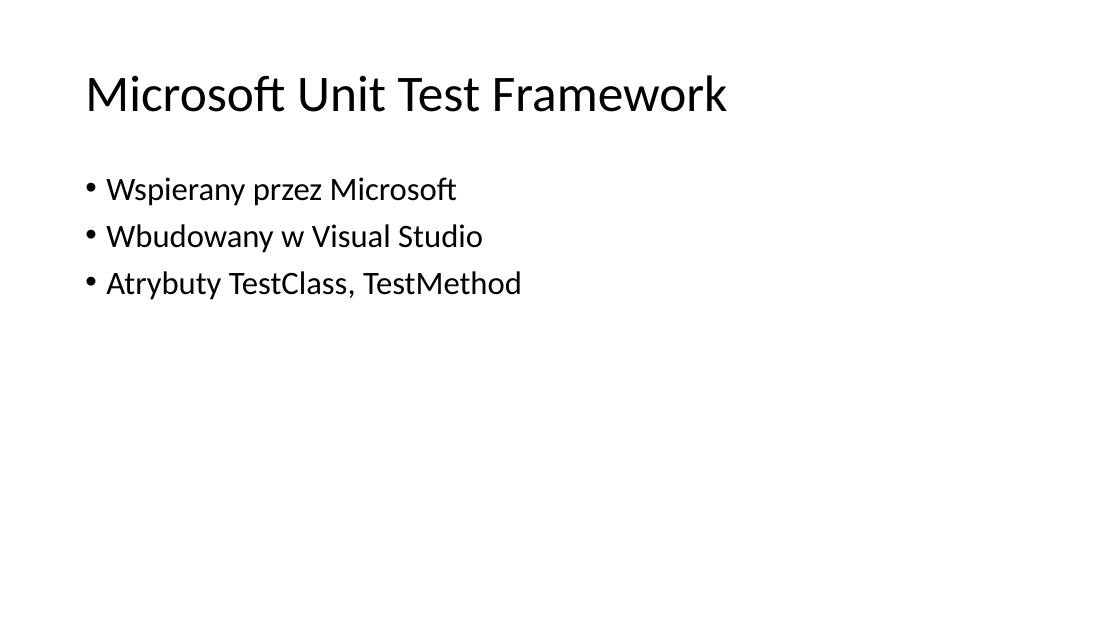
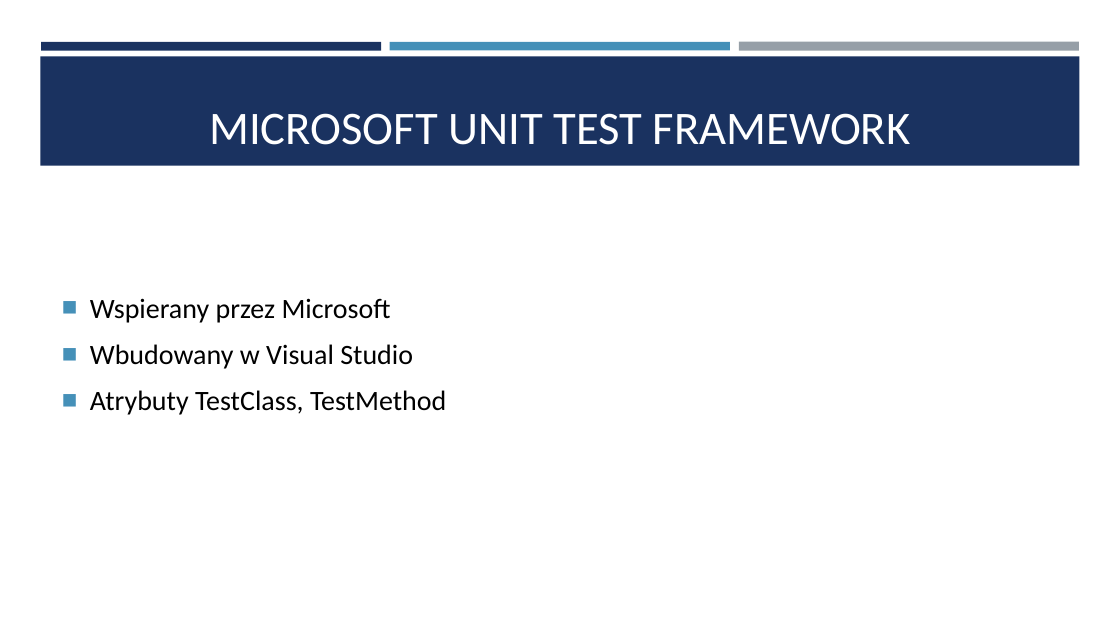
Before and after one commit to saamed/unit-test-workshops, a slide deck: slide 10 of docs/Testy jednostkowe.pptx (slide 9 before the commit). Drawn at 1120x630 pixels with LibreOffice and Linux fonts; fonts in the diff are those of the drawing. Boxes give left, top, right and bottom in pixels: in the first picture for what was removed or moved away, otherwise in the second. Text is boxed around its words. In the diff, an @@ line names an element or a change of style, - is before the commit and + after.

```diff
--- a/docs/Testy jednostkowe.pptx
+++ b/docs/Testy jednostkowe.pptx
@@ rectangle added at box(40, 56, 1080, 166), fill #1A3260 @@
@@ rectangle added at box(41, 42, 381, 50), fill #1A3260 @@
@@ rectangle added at box(390, 42, 730, 50), fill #4590B8 @@
@@ rectangle added at box(739, 42, 1079, 51), fill #969FA7 @@
@@ title "MICROSOFT UNIT TEST FRAMEWORK" at box(209, 113, 911, 145): vertical alignment middle to bottom @@
@@ title at box(209, 113, 911, 145): text changed; size 44 to 40 pt; text colour #000000 to #FFFFFF @@
-Microsoft Unit Test Framework
+MICROSOFT UNIT TEST FRAMEWORK
@@ text "Wspierany przez Microsoft": place and size @@
-text "Wspierany przez Microsoft" at box(106, 177, 522, 300)
+text "Wspierany przez Microsoft" at box(90, 298, 446, 415)
@@ text "Wspierany przez Microsoft" at box(90, 298, 446, 415): size 28 to 24 pt; bullet • to ■; line spacing 0.9 to 1; vertical alignment top to middle @@
```
Also in this commit, not shown: 9 other slides changed, 5 slides added, 3 slides removed.
